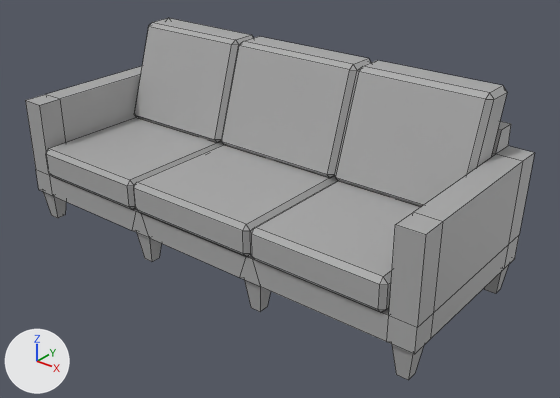
Renders of the FBX model Assets/Meshes/Couch1.fbx from each side of a commit.
Before and after are seen from a camera (50 mm lens) standing at (39.08, -6.3, 4.94) and looking at (34.04, 0.0, 1.03). Lighting does not change. The marker at lower left points along +X, +Y and +Z. The picture after the commit comes second. Mesh edges are drawn as thin lines. Where no turn or scale is listed for an object, it has been applied to the vertices.
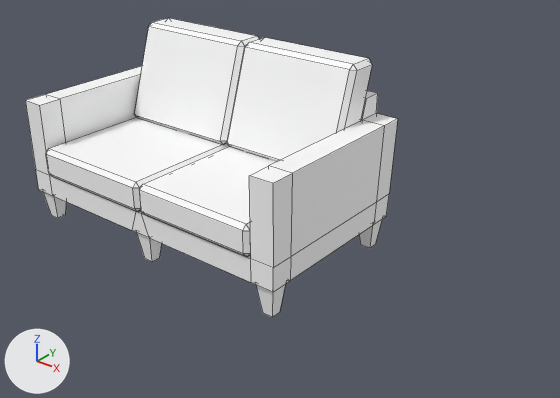
The newer file is also turned or shifted as a whole; pictures and numbers use the older file's frame.

Boxes (x1, y1, x2, y2) around the edits, measured in the pictures (560 x 398 px):
'pCube47', recoloured, reshaped (grey to white, 27% narrower, 20% shorter)
    before: (25, 66, 535, 380)
    after: (25, 66, 398, 317)
'polySurface3', deleted
    before: (335, 60, 507, 207)
'polySurface4', recoloured (grey to white)
    both: (227, 38, 371, 162)
'polySurface6', deleted
    before: (250, 181, 420, 312)
'polySurface5', recoloured (grey to white)
    both: (140, 146, 277, 257)
'polySurface1', recoloured (grey to white)
    both: (134, 18, 254, 143)
'polySurface7', recoloured (grey to white)
    both: (46, 117, 224, 209)
part 1 of me_mesh, cut back
    before: (141, 121, 535, 380)
    after: (141, 91, 398, 292)

What the commit changed:
Material 'standardSurface1' (mat_standardsurface1) changes colour from grey #aaaaaa to white #ffffff; in linear values from (0.4, 0.4, 0.4) to (1.0, 1.0, 1.0).
me_mesh is used by ob_pcube47; location (33.722, 0.0, 1.268).
me_mesh had 164 vertices, 162 faces and spanned x -2.77..2.77, y -1.14..1.15, z -0.99..0.85.
me_mesh now has 124 vertices, 122 faces and spans x -2.77..1.14, y -1.14..1.15, z -0.99..0.85.
Part 1, on me_mesh:
56 vertices are removed from x 0.79..2.77, y -1.14..1.15, z -0.99..0.85.
68 faces are deleted.
12 vertices in x 0.69..0.77, y -1.14..1.02, z -0.99..-0.6 move by (0.16, 0.0, 0.0).
10 vertices in x 0.89..0.97, y -1.11..0.99, z -0.99..-0.6 move by (0.17, 0.0, 0.0).
4 vertices move from x 0.79..0.87, y -0.84..1.06, z -0.32 to x 0.85..1.14, y -0.84..1.06, z -0.32..0.6.
4 vertices are added at (1.14, -1.14, 0.6), (0.85, -1.14, 0.6), (1.14, 0.77, -0.32), (1.14, -0.85, -0.32).
6 new vertices lie (1.64, 0.0, 0.0) away from vertices in x -0.79, y -1.14..1.15, z -0.32..0.85.
6 new vertices lie (0.29, 0.0, 0.0) away from vertices in x 0.69..0.87, y -1.14..1.14, z -0.6..0.6.
28 new faces join them.
Object 'polySurface3' (ob_polysurface3) is deleted.
Object 'polySurface6' (ob_polysurface6) is deleted.
